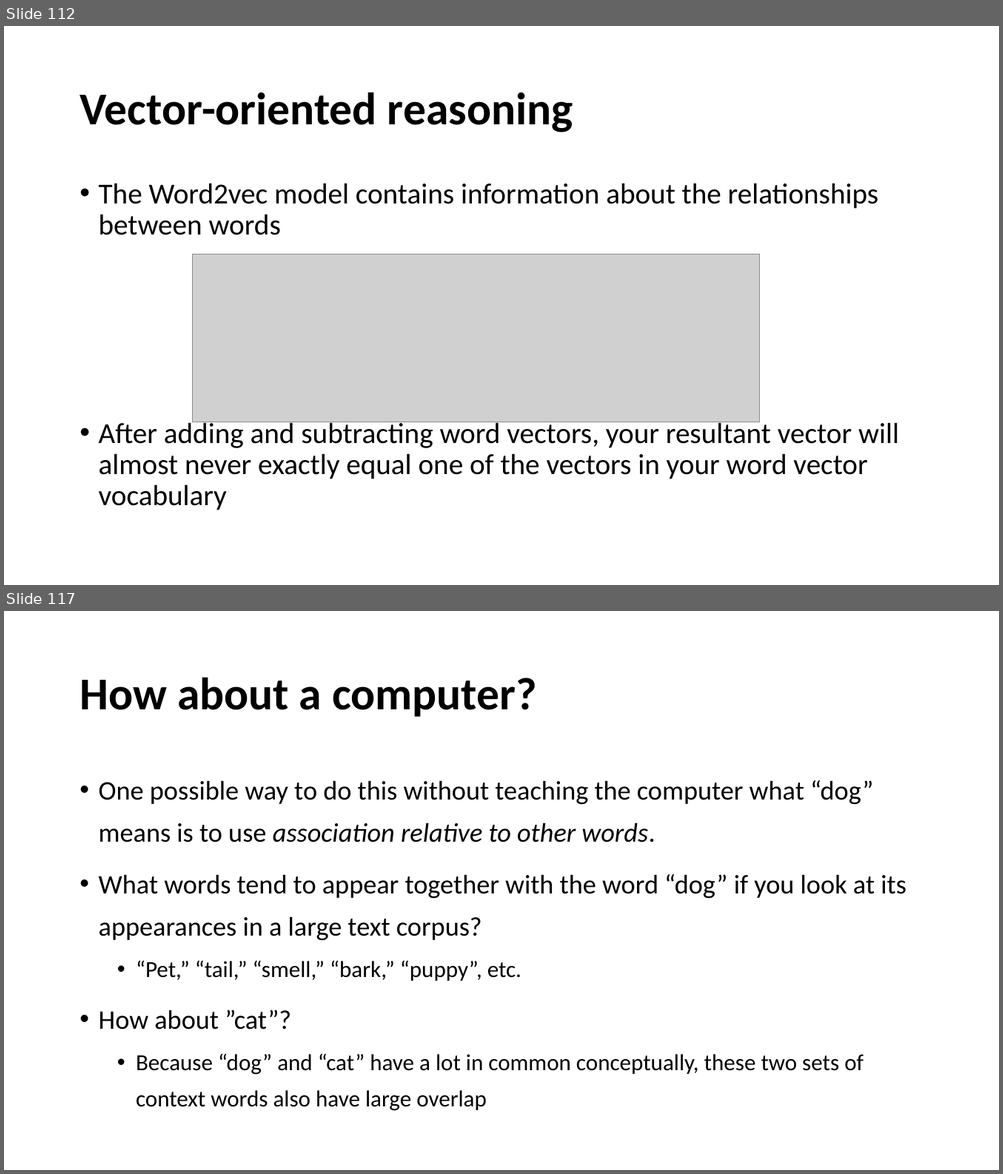
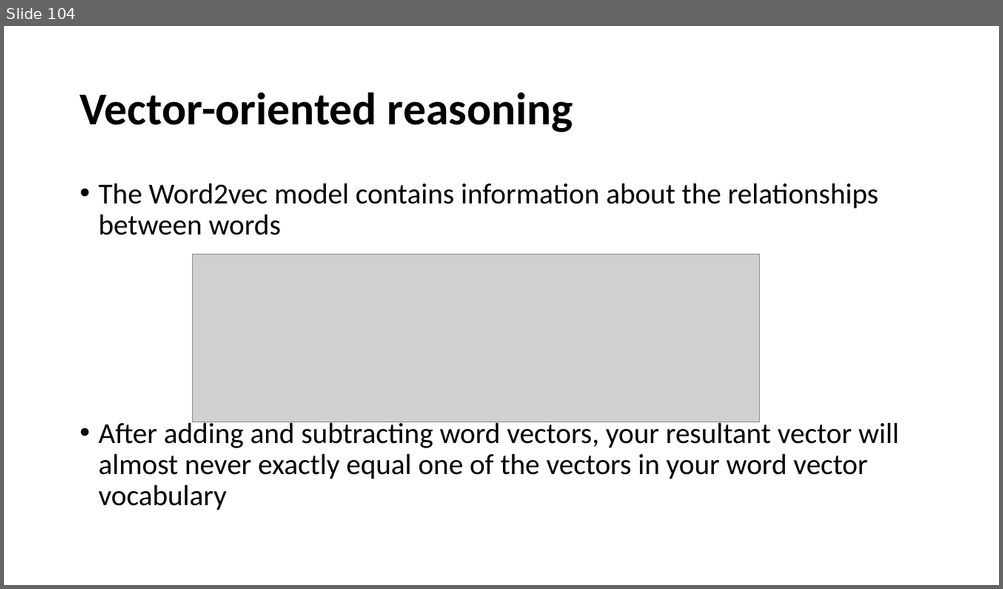
Before and after one commit to YeabinMoonEcon/BUS211, a slide deck: BUS243_NLP/lecture_notes/Lecture6_2.pptx. Shown one above the other, each under a label of ours: slides 112 and 117 before the commit, slide 104 after it; the slides between them are not shown. The pictures are 1003x1174 and 1003x589 pixels, drawn with LibreOffice and Linux fonts; fonts in the diff are those of the drawing; grey boxes stand for pictures. Boxes give left, top, right and bottom in pixels: in the first picture for what was removed or moved away, otherwise in the second. Text is boxed around its words. In the diff, an @@ line names an element or a change of style, - is before the commit and + after.

```diff
--- a/BUS243_NLP/lecture_notes/Lecture6_2.pptx
+++ b/BUS243_NLP/lecture_notes/Lecture6_2.pptx
@@ slide 117 removed at (4,611,999,1170), background #FFFFFF @@
@@ title removed at (79,677,537,717) @@
-How about a computer?
@@ text removed at (99,780,906,1111) @@
-• One possible way to do this without teaching the computer what “dog” means is to use association relative to other words.
-• What words tend to appear together with the word “dog” if you look at its appearances in a large text corpus?
-  • “Pet,” “tail,” “smell,” “bark,” “puppy”, etc.
-• How about ”cat”?
-  • Because “dog” and “cat” have a lot in common conceptually, these two sets of context words also have large overlap
@@ what was slide 112 is now slide 104 @@
```
Also in this commit, not shown: 5 slides changed, 6 slides added, 16 other slides removed.
